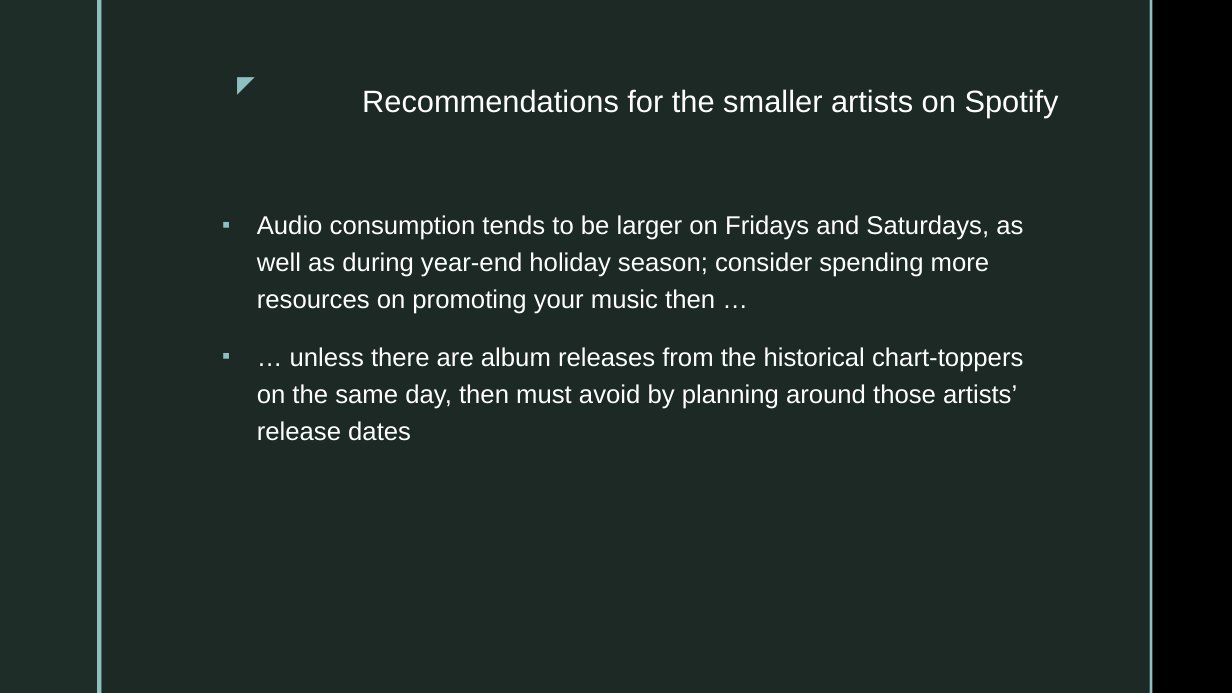
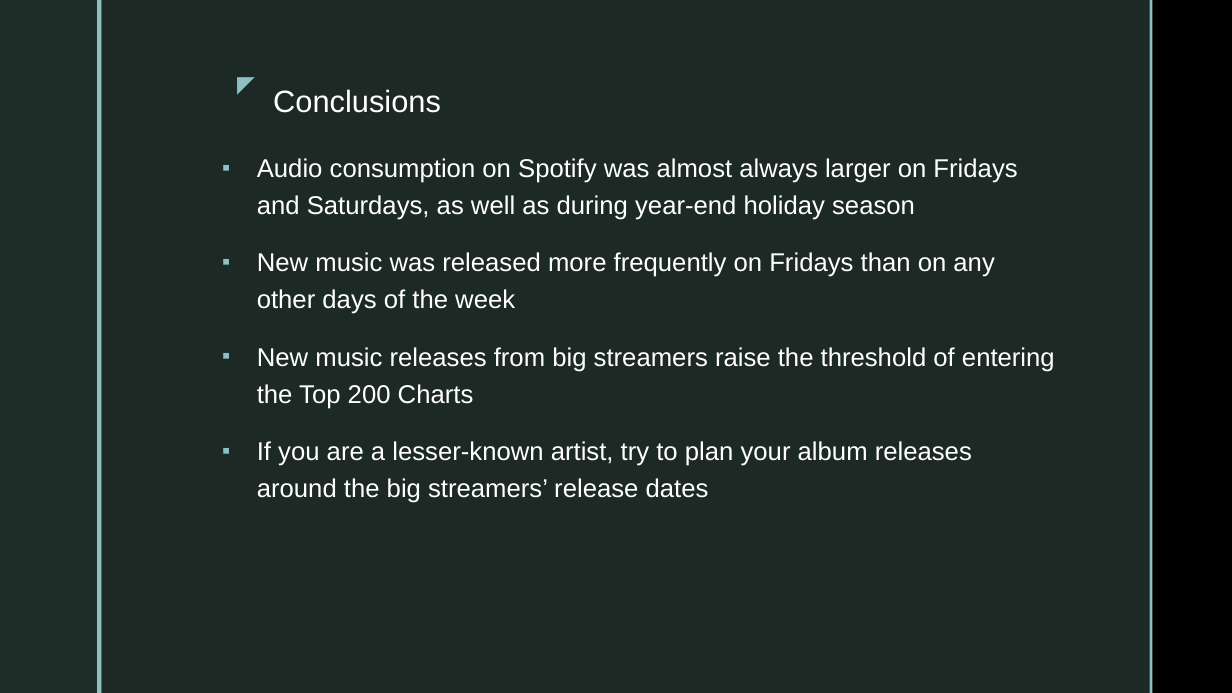
Before and after one commit to dynacao/streaming_spotify, a slide deck: slide 12 of presentation_spotify_YC.pptx. Drawn at 1232x693 pixels with LibreOffice and Linux fonts; fonts in the diff are those of the drawing; background and template pictures are left out. Boxes give left, top, right and bottom in pixels: in the first picture for what was removed or moved away, otherwise in the second. Text is boxed around its words. In the diff, an @@ line names an element or a change of style, - is before the commit and + after.

```diff
--- a/presentation_spotify_YC.pptx
+++ b/presentation_spotify_YC.pptx
@@ title at (273, 89, 441, 113): text changed @@
-Recommendations for the smaller artists on Spotify
+Conclusions
@@ text at (257, 158, 1055, 503): text changed @@
-▪ Audio consumption tends to be larger on Fridays and Saturdays, as well as during year-end holiday season; consider spending more resources on promoting your music then …
-▪ … unless there are album releases from the historical chart-toppers on the same day, then must avoid by planning around those artists’ release dates
+▪ Audio consumption on Spotify was almost always larger on Fridays and Saturdays, as well as during year-end holiday season
+▪ New music was released more frequently on Fridays than on any other days of the week
+▪ New music releases from big streamers raise the threshold of entering the Top 200 Charts
+▪ If you are a lesser-known artist, try to plan your album releases around the big streamers’ release dates
```
Also in this commit, not shown: 1 other slide changed, 1 slide removed, 3 other files.
